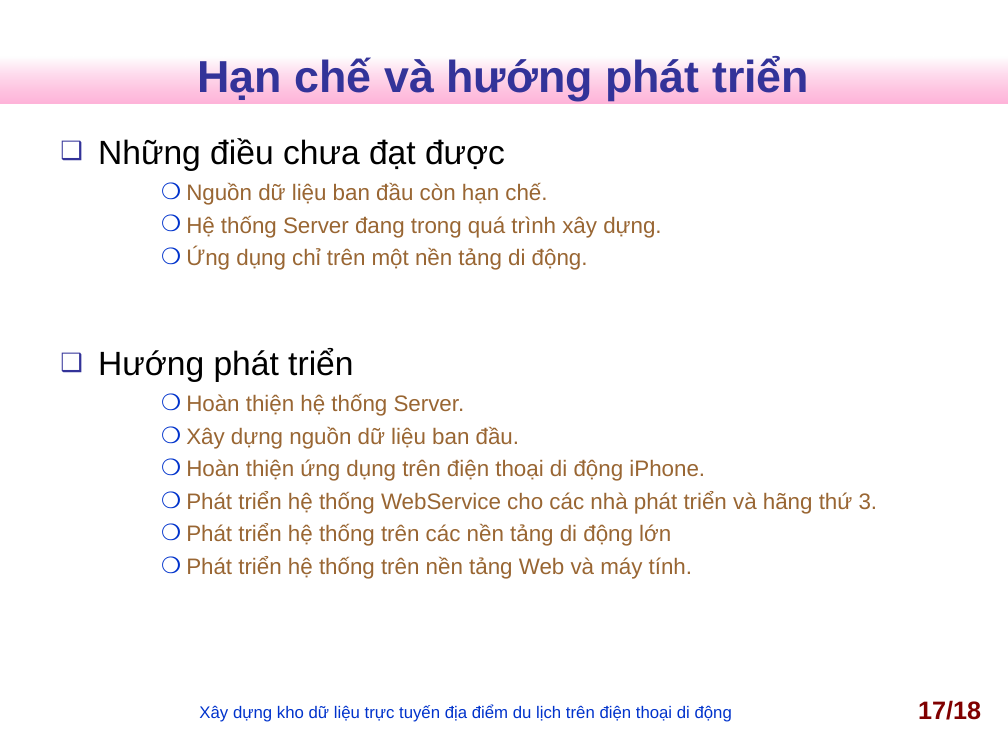
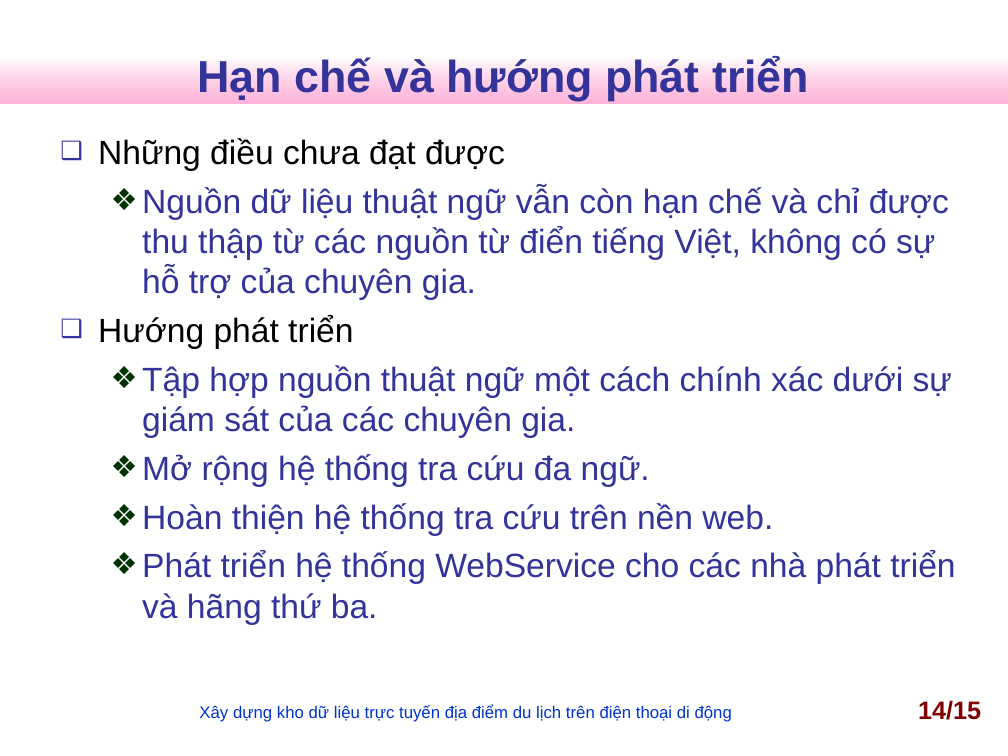
Before and after one commit to nguyentk90/tra-cuu-thuat-ngu-hanh-chinh, a slide deck: slide 14 of Documents/slideN2013.ppt (slide 17 before the commit). Drawn at 1008x756 pixels with LibreOffice and Linux fonts; fonts in the diff are those of the drawing; background and template pictures are left out. Boxes give left, top, right and bottom in pixels: in the first picture for what was removed or moved away, otherwise in the second. Text is boxed around its words. In the diff, an @@ line names an element or a change of style, - is before the commit and + after.

```diff
--- a/Documents/slideN2013.ppt
+++ b/Documents/slideN2013.ppt
@@ text at bbox=[142, 186, 949, 300]: text changed; size 16 to 24 pt; text colour #996633 to #333399 @@
-    ❍ Nguồn dữ liệu ban đầu còn hạn chế.
-    ❍ Hệ thống Server đang trong quá trình xây dựng.
-    ❍ Ứng dụng chỉ trên một nền tảng di động.
+  ❖ Nguồn dữ liệu thuật ngữ vẫn còn hạn chế và chỉ được thu thập từ các nguồn từ điển tiếng Việt, không có sự hỗ trợ của chuyên gia.
@@ text at bbox=[142, 365, 955, 625]: text changed; size 16 to 24 pt; text colour #996633 to #333399 @@
-    ❍ Hoàn thiện hệ thống Server.
-    ❍ Xây dựng nguồn dữ liệu ban đầu.
-    ❍ Hoàn thiện ứng dụng trên điện thoại di động iPhone.
-    ❍ Phát triển hệ thống WebService cho các nhà phát triển và hãng thứ 3.
-    ❍ Phát triển hệ thống trên các nền tảng di động lớn
-    ❍ Phát triển hệ thống trên nền tảng Web và máy tính.
+  ❖ Tập hợp nguồn thuật ngữ một cách chính xác dưới sự giám sát của các chuyên gia.
+  ❖ Mở rộng hệ thống tra cứu đa ngữ.
+  ❖ Hoàn thiện hệ thống tra cứu trên nền web.
+  ❖ Phát triển hệ thống WebService cho các nhà phát triển và hãng thứ ba.
@@ page number at bbox=[918, 700, 981, 720]: text changed @@
-17/18
+14/15
```
Also in this commit, not shown: 5 other slides changed, 8 slides added, 15 slides removed, 2 other files.
